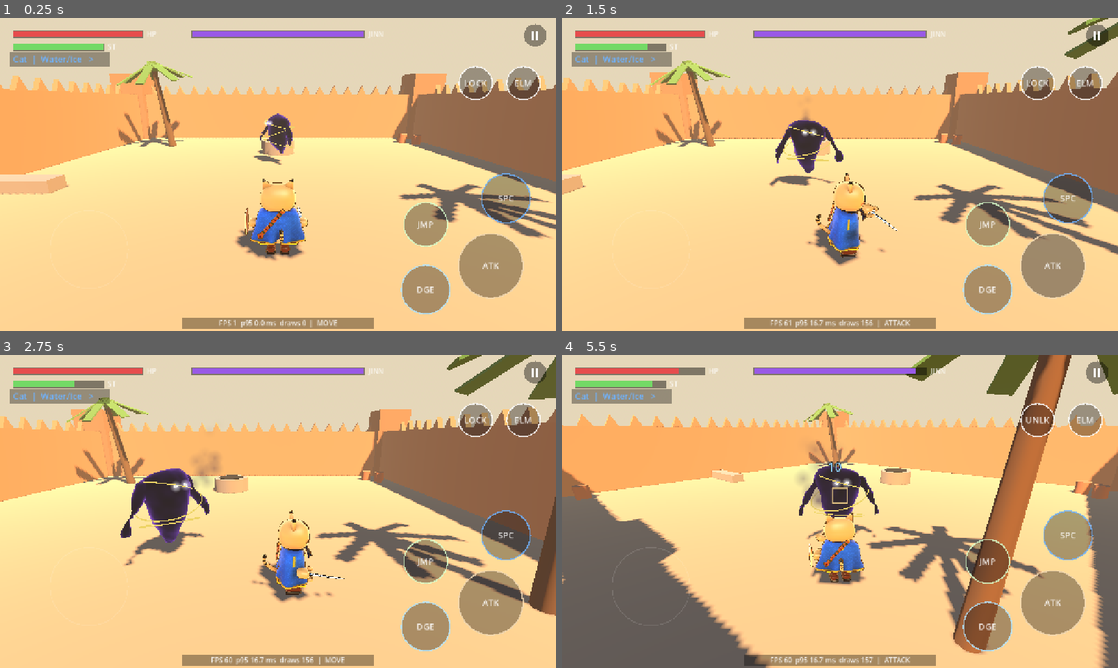
Above: before the commit, frames 1-4 (two rows, left to right).
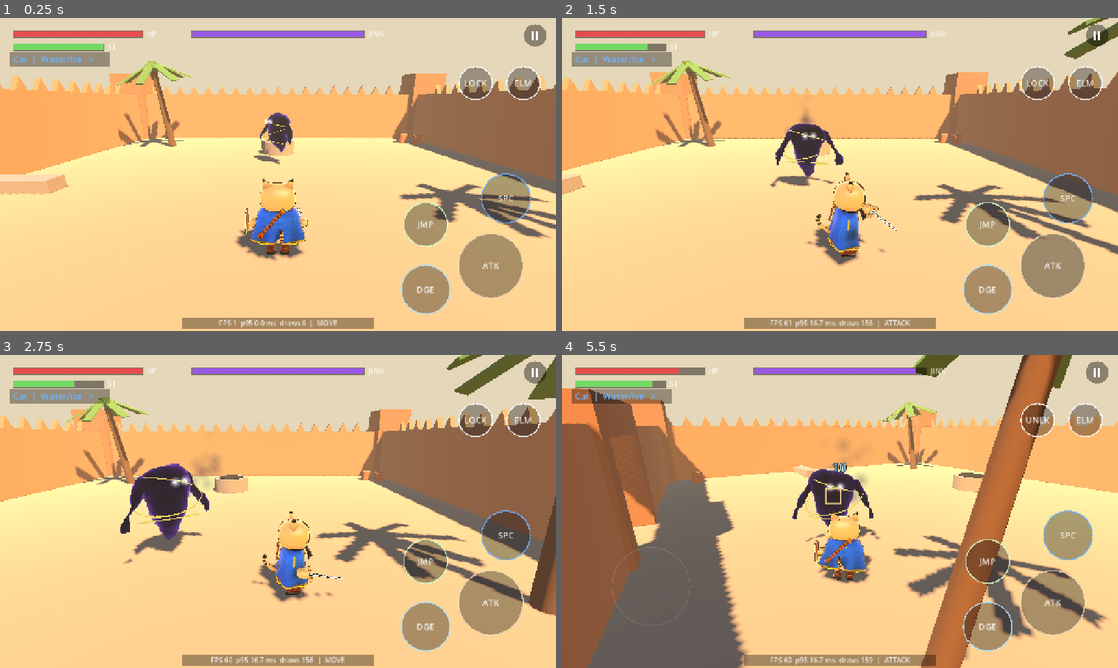
Above: after the commit, the same moments.

Repository: hafid753-rgb/desertgame
Game: Godot game, scene res://game/main.tscn
The game is run twice, just before and just after one commit, with the same random seed, the same clock (stepped at 60 frames per second) and the same inputs.
Inputs (mouse positions are in pixels of both pictures, inside the frame that each line leads up to):
- Up to frame 1 (0.25 s): no input
- Up to frame 2 (1.5 s): tap Enter at 0.5 s; move the mouse to (962, 158) at 0.52 s; hold D (move_right) 0.53-1.25 s; tap F (act) at 0.6 s; click (962, 158) at 0.67 s; tap Space (jump) at 0.77 s; drag from (728, 190) to (812, 237) at 1.27 s
- Up to frame 3 (2.75 s): move the mouse to (333, 442) at 2.02 s; hold D (move_right) from 2.03 s (still down); tap J (attack) at 2.1 s; tap F (act) at 2.3 s
- Up to frame 4 (5.5 s): release D (move_right) at 2.75 s; drag from (812, 574) to (673, 464) at 2.77 s; move the mouse to (1006, 558) at 3.52 s; hold A (move_left) 3.53-4.25 s; tap K (dodge) at 3.6 s; tap Space (jump) at 3.77 s; tap F (act) at 3.8, 5.3 s; drag from (673, 464) to (756, 433) at 4.27 s; move the mouse to (867, 511) at 5.02 s; hold S (move_back) from 5.03 s (still down); tap Tab (lock) at 5.1 s; click (867, 511) at 5.17 s

The runs differ from the first frame. In frame 1, 0.2% of the frame differs, in the area x 45-54%, y 30-63%; in frame 2, 0.7%; in frame 3, 1.3%; in frame 4, 38%, in the area x 0-100%, y 0-100%.

Commit message:
v1.3: squash & stretch and a bouncy walk
- Spring-driven squash & stretch: stretch on take-off and swings, squash on
  landing and hits, soft idle breathing; fixed sub-steps keep it stable at
  low frame rates (caught a blow-up at ~10 fps)
- Hoppy walk bob and head tilt
- Tests: take-off stretch, landing squash, settle, 10 fps stability
- portrait tool: squash strip

Co-Authored-By: Claude Opus 5.5 <noreply@anthropic.com>
Claude-Session: https://claude.ai/code/session_01FJKj7YND72GBSTHM8TTJ61

Diff:
--- a/game/actors/player/creature_model.gd
+++ b/game/actors/player/creature_model.gd
@@ -47,6 +47,10 @@
 var _poses_r: Dictionary = {}
 var _poses_l: Dictionary = {}
 var _emote: String = ""
+## Squash & stretch spring (+ stretch, - squash) and the state it reacts to.
+var squash := 0.0
+var _squash_v := 0.0
+var _prev_state := "MOVE"
 var _emote_t: float = 0.0
 var _blink_in := 2.0
 var _blink_t := 0.0
@@ -241,7 +245,8 @@
 		set_hand_pose("l", poses[1])
 
 	_walk_phase += delta * (3.5 + 8.0 * move)
-	var bob := sin(_walk_phase * 2.0) * 0.035 * move
+	# Bouncy, hoppy walk: feet push the body up twice per stride.
+	var bob := absf(sin(_walk_phase)) * 0.06 * move - 0.02 * move
 	var breathe := sin(Time.get_ticks_msec() * 0.003) * 0.01 * (1.0 - move)
 	var body_y := BODY_Y + bob
 	var head_y := HEAD_Y + bob * 1.2 + breathe
@@ -329,8 +334,15 @@
 	if gliding:
 		daraa.rotation.x = sin(_walk_phase * 3.0) * 0.06
 
+	_update_squash(delta, state, move)
+	body_y += -absf(squash) * 0.05 if squash < 0.0 else 0.0
+	head_y += squash * 0.22
+
 	var k := 1.0 - exp(-20.0 * delta)
 	body.position.y = lerpf(body.position.y, body_y, k)
+	body.scale = Vector3(1.0 - squash * 0.45, 1.0 + squash, 1.0 - squash * 0.45)
+	head.scale = Vector3(1.0 - squash * 0.3, 1.0 + squash * 0.6, 1.0 - squash * 0.3)
+	head.rotation.z = lerpf(head.rotation.z, sin(_walk_phase) * 0.07 * move, k * 0.5)
 	body.rotation.x = lerpf(body.rotation.x, -lean * 0.6, k)
 	body.rotation.z = lerpf(body.rotation.z, robe_sway, k * 0.5)
 	head.position.y = lerpf(head.position.y, head_y, k)
@@ -353,6 +365,31 @@
 	for m in [_mat, _fabric_mat, _leather_mat]:
 		m.set_shader_parameter("flash", _flash * 0.9)
 		m.set_shader_parameter("flash_color", _flash_color)
+
+
+## Spring-driven squash & stretch: stretch on take-off and on swings,
+## squash on landing and when hit, a soft breathing pulse when idle.
+func _update_squash(delta: float, state: String, move: float) -> void:
+	var airborne := state in ["AIR", "GLIDE"]
+	var was_air := _prev_state in ["AIR", "GLIDE"]
+	if airborne and not was_air:
+		_squash_v += 4.0
+	elif was_air and not airborne:
+		_squash_v -= 6.5
+	if state == "HITSTUN" and _prev_state != "HITSTUN":
+		_squash_v -= 2.4
+	if state in ["ATTACK", "HEAVY"] and _prev_state != state:
+		_squash_v += 1.2
+	_prev_state = state
+	var rest := sin(Time.get_ticks_msec() * 0.004) * 0.012 * (1.0 - move)
+	# Fixed 1/120 s sub-steps (semi-implicit Euler) keep the spring stable
+	# at any frame rate.
+	var steps := clampi(ceili(delta * 120.0), 1, 12)
+	var h := minf(delta, 0.1) / float(steps)
+	for i in steps:
+		var acc := -260.0 * (squash - rest) - 13.0 * _squash_v
+		_squash_v = clampf(_squash_v + acc * h, -8.0, 8.0)
+		squash = clampf(squash + _squash_v * h, -0.32, 0.32)
 
 
 func _hand(parts: Dictionary, prefix: String, pos: Vector3, table: Dictionary) -> Node3D:
--- a/tests/combat_test.gd
+++ b/tests/combat_test.gd
@@ -426,6 +426,22 @@
 	_check("character wears a hawli or turban", m.hawli != null or m.turban != null, "")
 	_check("takoba scabbard worn on the back", m.scabbard != null and m.scabbard.get_parent() == m.body, "")
 	_check("fur shells follow the fur switch", m.fur_meshes.is_empty() != CharacterArt.fur_enabled, str(m.fur_meshes.size()))
+	m.animate(0.016, {"state": "AIR", "move": 0.0})
+	for i in 4:
+		m.animate(0.016, {"state": "AIR", "move": 0.0})
+	_check("take-off stretches the body", m.squash > 0.03, "%.3f" % m.squash)
+	for i in 40:
+		m.animate(0.016, {"state": "AIR", "move": 0.0})
+	m.animate(0.016, {"state": "MOVE", "move": 0.0})
+	for i in 4:
+		m.animate(0.016, {"state": "MOVE", "move": 0.0})
+	_check("landing squashes the body", m.squash < -0.03, "%.3f" % m.squash)
+	for i in 120:
+		m.animate(0.016, {"state": "MOVE", "move": 0.0})
+	_check("squash settles back", absf(m.squash) < 0.03, "%.3f" % m.squash)
+	for i in 30:  # 10 fps: the spring must stay stable
+		m.animate(0.1, {"state": "AIR" if i % 10 < 5 else "MOVE", "move": 0.0})
+	_check("squash spring stable at 10 fps", absf(m.squash) < 0.32 and absf(m._squash_v) < 8.0, "%.3f" % m.squash)
 	_check("closed-eye '> <' part exists and starts hidden", m.eyes_closed != null and not m.eyes_closed.visible, "")
 	_check("idle, no enemy near: sword on the back", not m.armed, "")
 	_check("idle: open hands", m.hand_pose_r == "open" and m.hand_pose_l == "open", m.hand_pose_r)
--- a/tools/portrait.gd
+++ b/tools/portrait.gd
@@ -93,6 +93,20 @@
 	for m in models:
 		m._blink_t = 0.0
 		m._blink_in = 3.0
+	# Squash & stretch strip on the cat: take-off, mid-air, landing, settle.
+	var cat0: CreatureModel = models[0]
+	models.erase(cat0)
+	cat0.set_armed(false)
+	cam.position = Vector3(-2.4, 1.1, 3.4)
+	cam.look_at(Vector3(-2.4, 0.95, 0))
+	var seq := [["AIR", 6, "sq_takeoff"], ["AIR", 30, "sq_air"], ["MOVE", 6, "sq_land"], ["MOVE", 60, "sq_settle"]]
+	for step in seq:
+		for i in int(step[1]):
+			cat0.animate(1.0 / 60.0, {"state": step[0], "move": 0.0})
+			await get_tree().process_frame
+		await _shot(str(step[2]))
+	models.insert(0, cat0)
+	cat0.set_armed(true)
 	# Gear sheet: shield face-on, takoba and scabbard.
 	var gear := CharacterArt.load_parts("res://game/art/characters/equipment.glb")
 	var gear_root := Node3D.new()
Not shown, changed: export_presets.cfg
